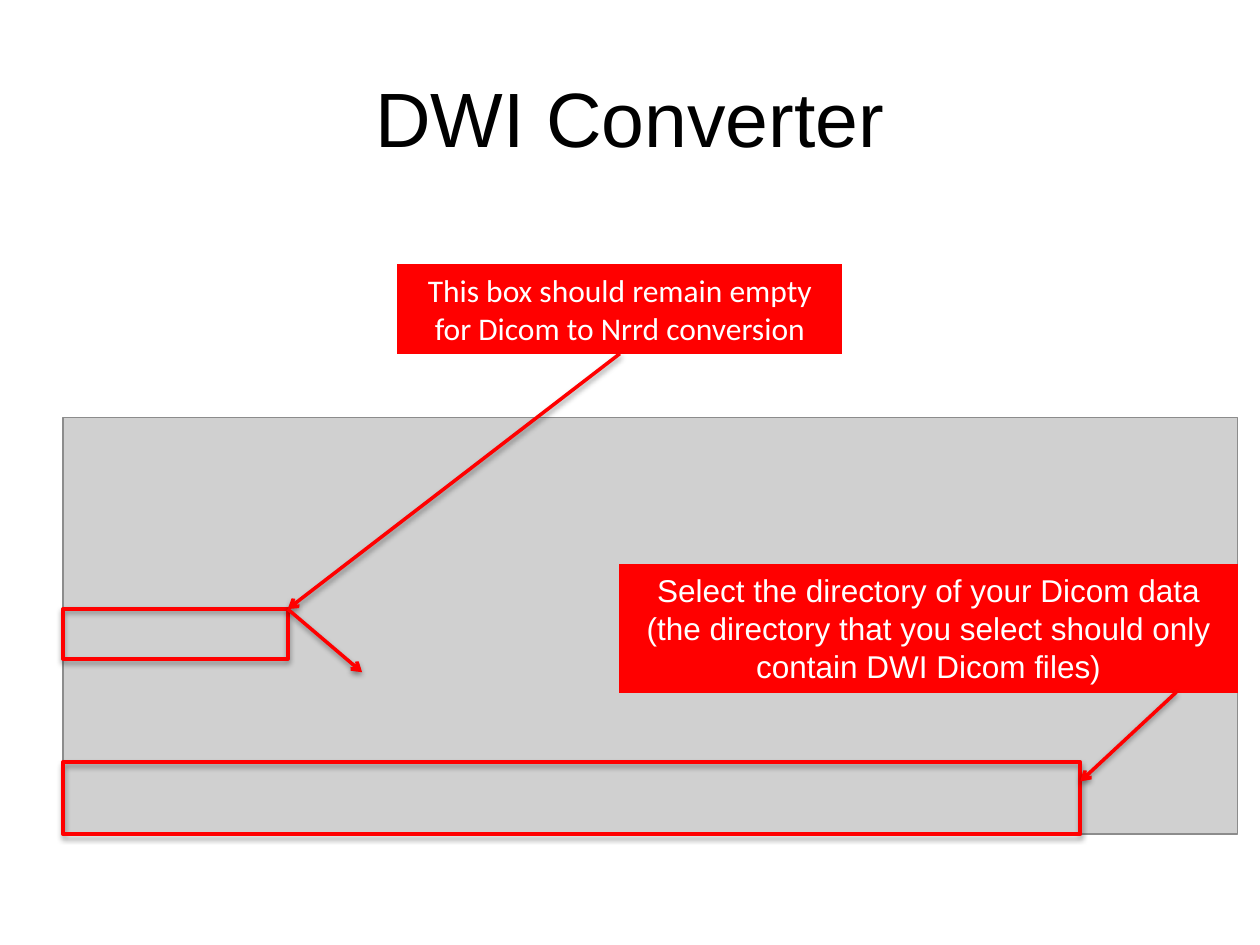
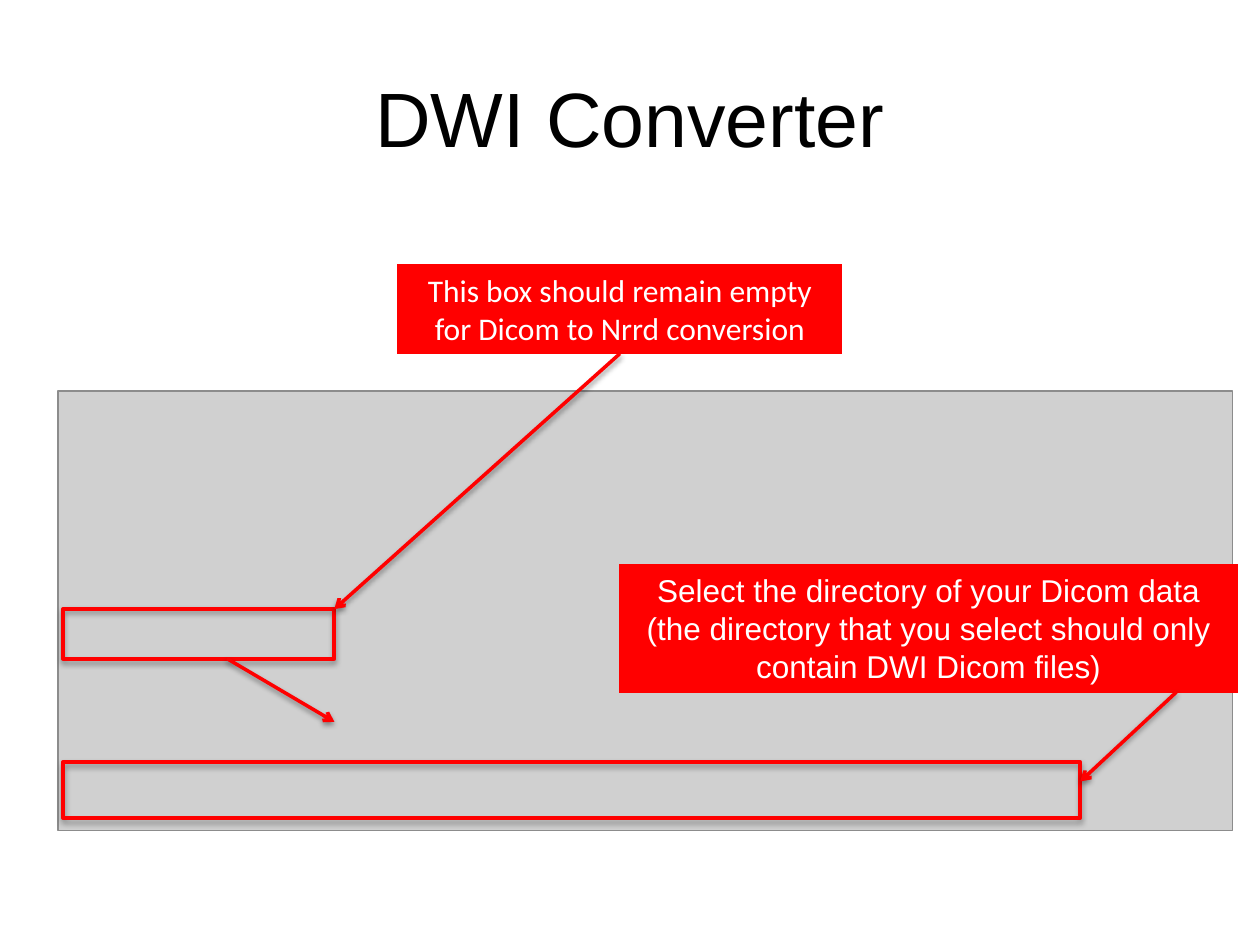
Before and after one commit to kellygwang/SlicerDMRI, a slide deck: slide 6 of docs/tutorials/DWIConverterTutorial.pptx. Drawn at 1260x945 pixels with LibreOffice and Linux fonts; fonts in the diff are those of the drawing; grey boxes stand for pictures. Boxes give left, top, right and bottom in pixels: in the first picture for what was removed or moved away, otherwise in the second. Text is boxed around its words. In the diff, an @@ line names an element or a change of style, - is before the commit and + after.

```diff
--- a/docs/tutorials/DWIConverterTutorial.pptx
+++ b/docs/tutorials/DWIConverterTutorial.pptx
@@ arrow moved from (620, 354) - (287, 609) to (620, 354) - (334, 609) @@
@@ picture: place and size @@
-picture at (63,417,1237,834)
+picture at (58,391,1232,830)
@@ rectangle: place and size @@
-rectangle at (63,609,287,658)
+rectangle at (63,609,334,658)
@@ arrow moved from (287, 609) - (362, 673) to (227, 659) - (334, 722) @@
@@ rectangle: place and size @@
-rectangle at (63,762,1080,834)
+rectangle at (63,762,1080,818)
```
Also in this commit, not shown: 5 other slides changed, 2 slides added, 1 other file.
